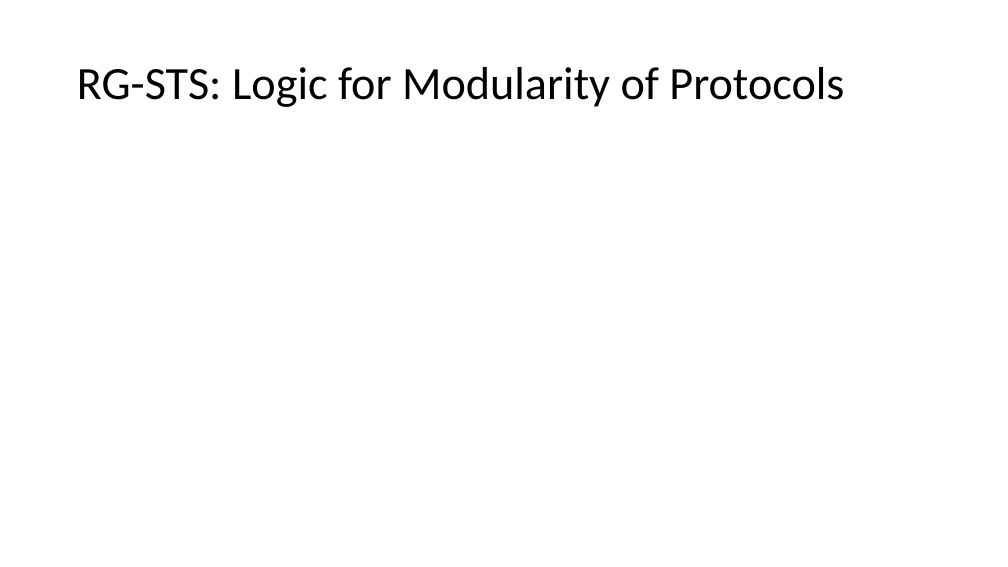
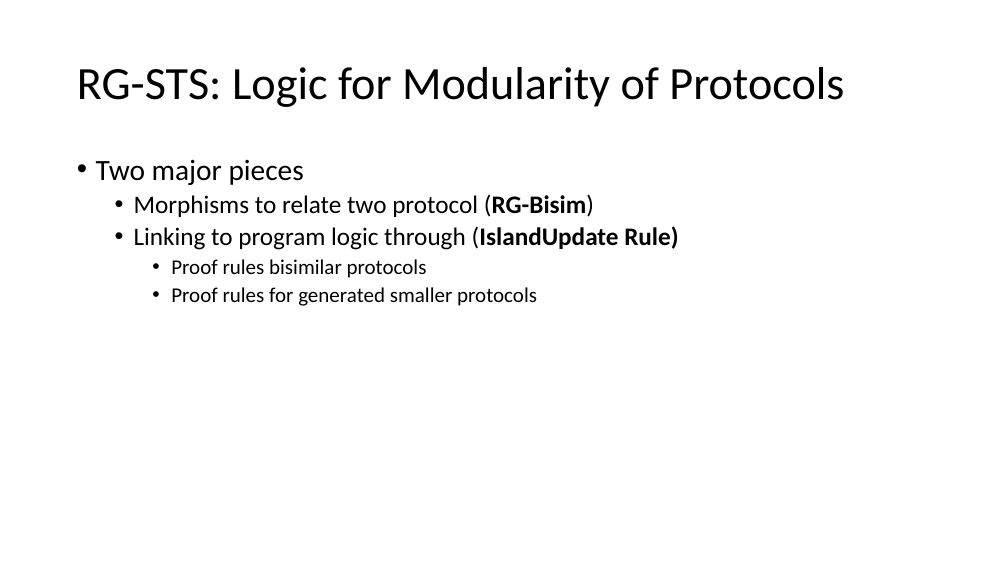
Before and after one commit to Contingent-Systems/modal_abstractions_presentations, a slide deck: slide 36 of thesis_proposal/proposal.pptx. Drawn at 1008x567 pixels with LibreOffice and Linux fonts; fonts in the diff are those of the drawing. Boxes give left, top, right and bottom in pixels: in the first picture for what was removed or moved away, otherwise in the second. Text is boxed around its words. In the diff, an @@ line names an element or a change of style, - is before the commit and + after.

```diff
--- a/thesis_proposal/proposal.pptx
+++ b/thesis_proposal/proposal.pptx
@@ text added at (96,159,678,306), 24 pt, text #000000 @@
+• Two major pieces
+  • Morphisms to relate two protocol (RG-Bisim)
+  • Linking to program logic through (IslandUpdate Rule)
+    • Proof rules bisimilar protocols
+    • Proof rules for generated smaller protocols
```
Also in this commit, not shown: 5 other slides changed, 1 slide added, 2 slides removed.
